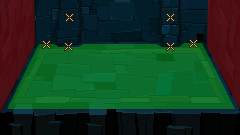
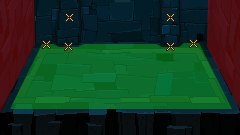
Layered file, before and after one edit (240×135). Changes by layer:
painted on "Walk area" over [left=7, top=43, right=235, bottom=109]
